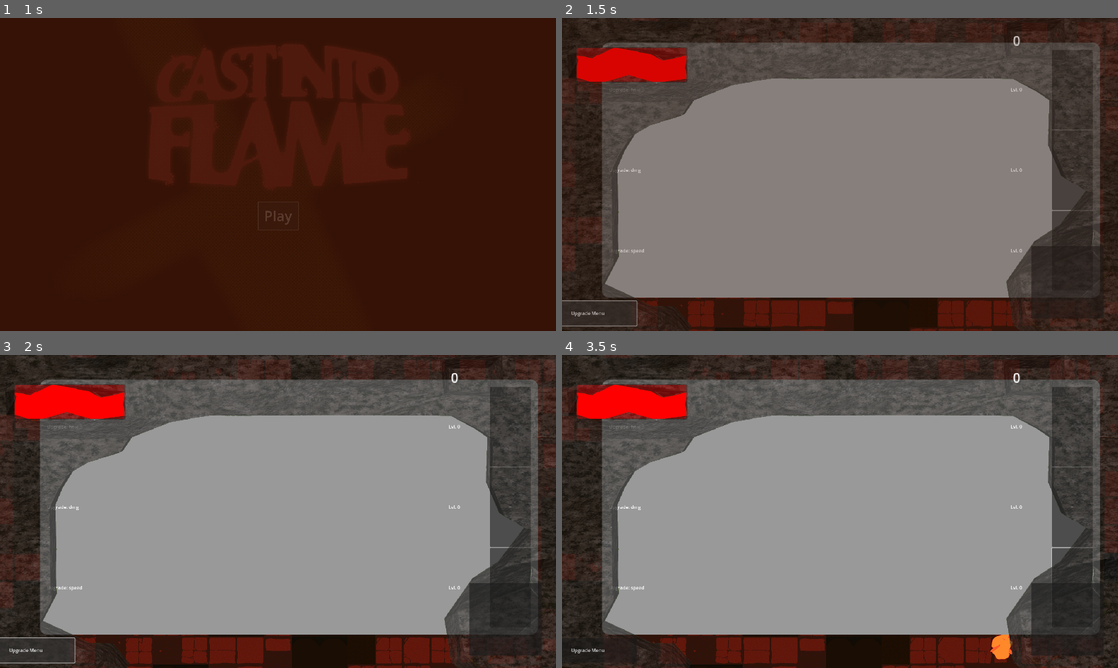
Above: before the commit, frames 1-4 (two rows, left to right).
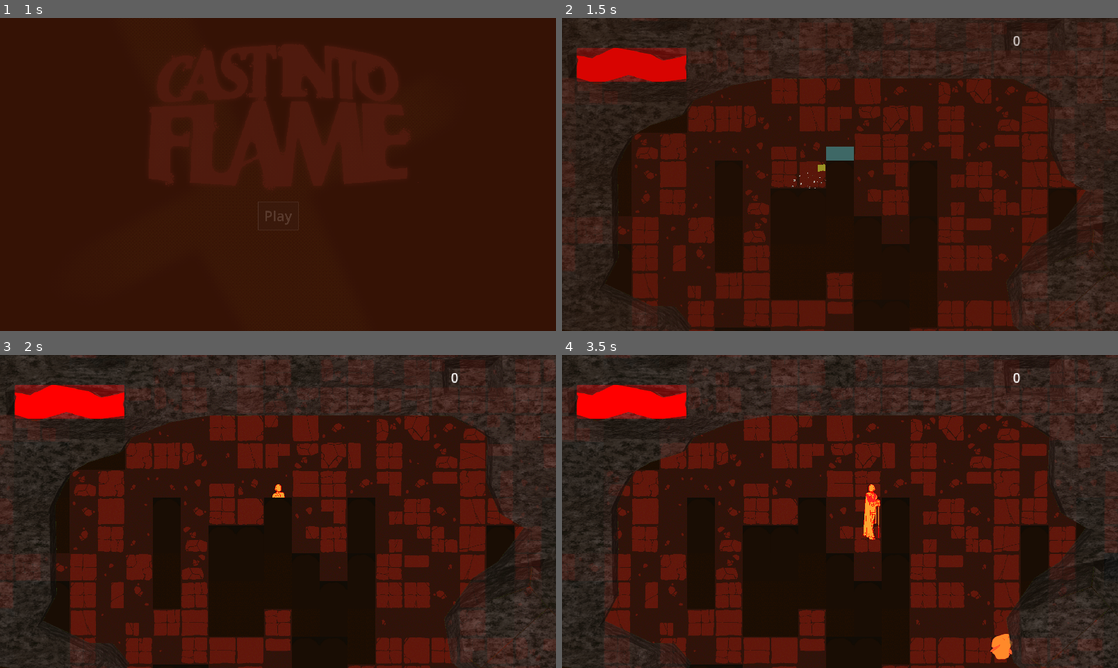
Above: after the commit, the same moments.

Repository: jible/capstone
Game: Godot game, scene res://scenes/testScenes/main_menu.tscn
Same seed, same stepped clock (60 frames per second), same inputs: the game is played once before the commit and once after it. The engine's default icon, where the game draws it, is replaced by a stand-in: a white triangle on a blue panel in a dark square.
Inputs (mouse positions are in pixels of both pictures, inside the frame that each line leads up to):
- Up to frame 1 (1 s): click "Play" at 0.5 s
- Up to frame 2 (1.5 s): click (589, 312) at 1.25 s, where only the run before the commit has a clickable "Upgrade Menu"
- Up to frame 3 (2 s): no input
- Up to frame 4 (3.5 s): click (1073, 426) at 2 s, where only the run before the commit has a clickable "+"; move the mouse to (962, 495) at 2.77 s; hold Right (right) from 2.78 s (still down)

Frame 1 is identical in both runs. In frame 2, 66% of the frame differs, in the area x 0-98%, y 7-99%; in frame 3, 69%; in frame 4, 69%, in the area x 1-98%, y 7-99%.

Commit message:
HUD formatting fixes, cursor tweaks

Diff:
--- a/project.godot
+++ b/project.godot
@@ -37,6 +37,7 @@
 window/size/window_height_override=1080
 window/stretch/mode="viewport"
 mouse_cursor/custom_image="res://assets/images/cursorV1.png"
+mouse_cursor/custom_image_hotspot=Vector2(24, 0)
 
 [global_group]
 
--- a/scenes/prefabs/ui_elements/HUD.tscn
+++ b/scenes/prefabs/ui_elements/HUD.tscn
@@ -32,9 +32,12 @@
 offset_bottom = -15.0
 
 [node name="Border" type="Control" parent="."]
-anchors_preset = 0
-offset_right = 40.0
-offset_bottom = 40.0
+layout_mode = 1
+anchors_preset = 15
+anchor_right = 1.0
+anchor_bottom = 1.0
+grow_horizontal = 2
+grow_vertical = 2
 
 [node name="PlayerInfo" type="PanelContainer" parent="Border"]
 layout_mode = 1
@@ -132,14 +135,6 @@
 grow_vertical = 0
 text = "Upgrade Menu"
 
-[node name="PauseMenu" parent="Border" instance=ExtResource("5_csnww")]
-visible = false
-layout_mode = 1
-offset_left = -158.25
-offset_top = -67.375
-offset_right = -158.25
-offset_bottom = -67.375
-
 [node name="Currency" type="HBoxContainer" parent="Border"]
 layout_mode = 2
 offset_left = 1557.0
@@ -164,4 +159,13 @@
 size_flags_stretch_ratio = 0.75
 text = "0"
 
+[node name="PauseMenu" parent="." instance=ExtResource("5_csnww")]
+visible = false
+layout_mode = 1
+anchors_preset = 8
+anchor_left = 0.5
+anchor_top = 0.5
+anchor_right = 0.5
+anchor_bottom = 0.5
+
 [connection signal="pressed" from="Border/Button" to="." method="_on_button_pressed"]
--- a/scenes/prefabs/ui_elements/option_menu.tscn
+++ b/scenes/prefabs/ui_elements/option_menu.tscn
@@ -1,4 +1,6 @@
-[gd_scene format=3 uid="uid://wuikybn3pwsx"]
+[gd_scene load_steps=2 format=3 uid="uid://df3do2furq7r6"]
+
+[ext_resource type="Script" path="res://scripts/for_scenes/option_menu.gd" id="1_35bgc"]
 
 [node name="OptionMenu" type="Control"]
 layout_mode = 3
@@ -7,6 +9,7 @@
 anchor_bottom = 1.0
 grow_horizontal = 2
 grow_vertical = 2
+script = ExtResource("1_35bgc")
 
 [node name="VBoxContainer" type="VBoxContainer" parent="."]
 layout_mode = 1
@@ -25,3 +28,9 @@
 [node name="Label" type="Label" parent="VBoxContainer"]
 layout_mode = 2
 text = "Option Menu"
+
+[node name="BackButton" type="Button" parent="VBoxContainer"]
+layout_mode = 2
+text = "Back"
+
+[connection signal="pressed" from="VBoxContainer/BackButton" to="." method="_on_back_button_pressed"]
--- a/scenes/prefabs/ui_elements/pause_menu.tscn
+++ b/scenes/prefabs/ui_elements/pause_menu.tscn
@@ -43,9 +43,10 @@
 layout_mode = 2
 text = "Quit"
 
-[node name="OptionMenu" parent="." instance=ExtResource("2_piomc")]
+[node name="OptionMenu" parent="." node_paths=PackedStringArray("pause_menu") instance=ExtResource("2_piomc")]
 visible = false
 layout_mode = 1
+pause_menu = NodePath("../PauseMenu")
 
 [connection signal="pressed" from="PauseMenu/VBoxContainer/OptionsToggle" to="." method="_on_options_toggle_pressed"]
 [connection signal="pressed" from="PauseMenu/VBoxContainer/ResumeToggle" to="." method="_on_resume_toggle_pressed"]
--- /dev/null
+++ b/scripts/for_scenes/option_menu.gd
@@ -0,0 +1,7 @@
+extends Control
+
+@export var pause_menu: Control
+
+func _on_back_button_pressed() -> void:
+	self.hide()
+	pause_menu.show()
Not shown: 1 places in scenes/prefabs/ui_elements/HUD.tscn that only renumber resources
Not shown: 1 places in scenes/prefabs/ui_elements/pause_menu.tscn that only renumber resources
